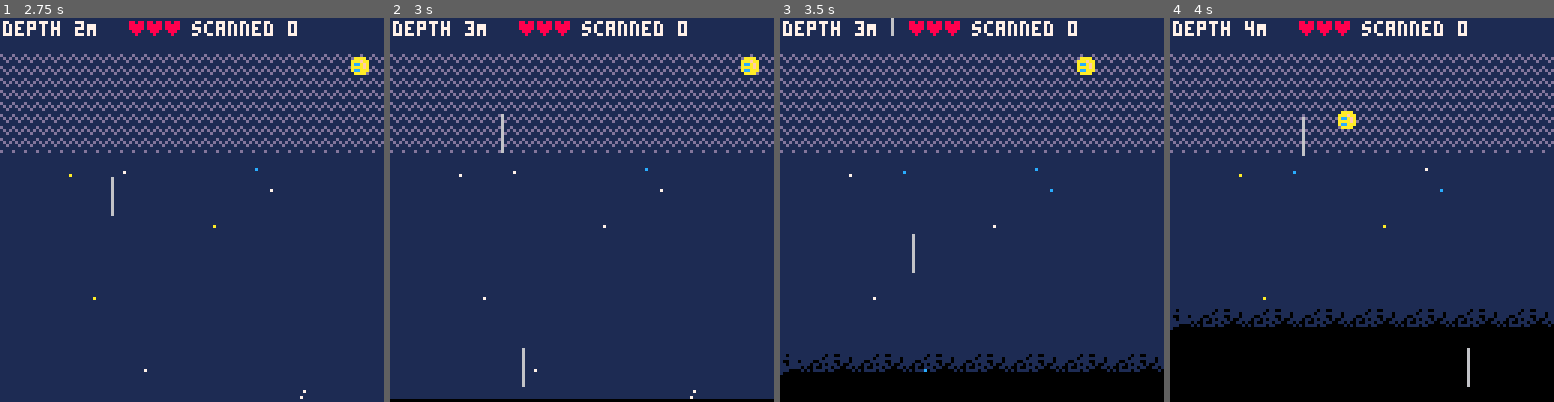
Above: before the commit, frames 1-4 (left to right).
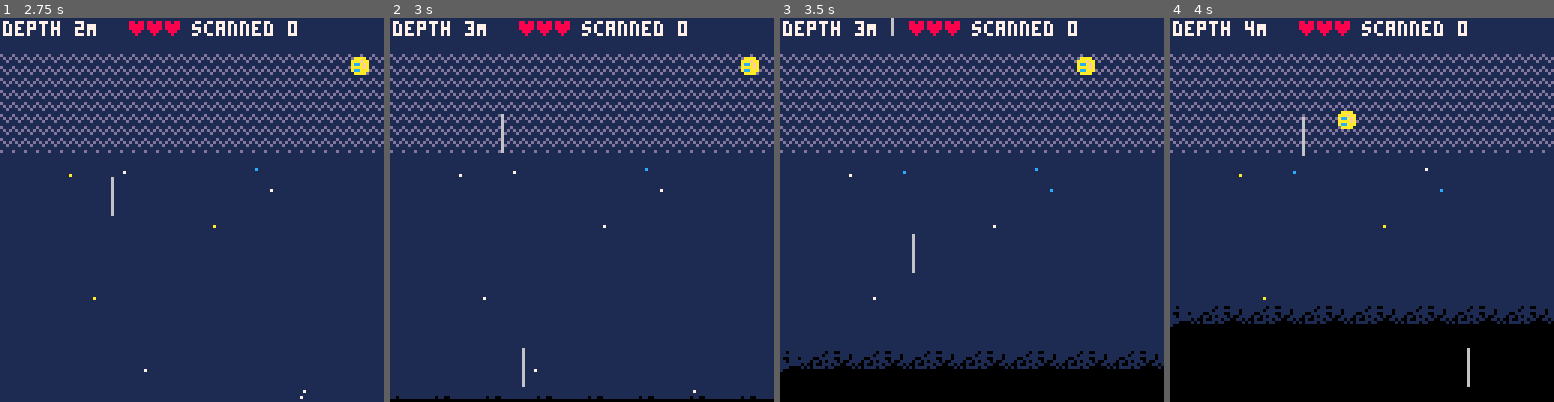
Above: after the commit, the same moments.

Repository: broquaint/pico8-carts
Game: PICO-8 cartridge tephratoil.p8
Same seed, same stepped clock (60 frames per second), same inputs: the game is played once before the commit and once after it.
Inputs:
- Up to frame 1 (2.75 s): tap X (X key) at 0.33, 1.07, 1.85 s; tap O (Z key) at 0.7, 1.7, 2.1, 2.5 s; hold Right 1.6-2.1 s; hold Up 2.15-2.42 s; hold Right from 2.47 s (still down)
- Up to frame 2 (3 s): keep holding Right; tap O (Z key) at 2.9 s; tap X (X key) at 2.97 s
- Up to frame 3 (3.5 s): release Right at 3.03 s; hold Left from 3.08 s (still down); tap O (Z key) at 3.3 s
- Up to frame 4 (4 s): release Left at 3.58 s; hold Down 3.63-3.97 s; tap O (Z key) at 3.7 s

Frame 1 is identical in both runs. In frame 2, 0.1% of the frame differs, in the area x 1-96%, y 98-100%; in frame 3, 2.2%, in the area x 0-100%, y 86-93%; in frame 4, 2.2%.

Commit message:
Better bg colour handling
Tried a background flash on collision, didn't like it, but keeping the
improvements to bg color handling.

Diff:
--- a/tephratoil.p8
+++ b/tephratoil.p8
@@ -32,6 +32,7 @@
    heat_particles = {}
    rock_particles = {}
 
+   background_color = storm
    volcano_rim_y = 127
    stars = {}
    for i = 1,10 do
@@ -60,7 +61,7 @@
       diving = false,
       health = 3,
       default_health = 3,
-      iframes = false,
+      iframes = 0,
       scanned = {},
       scanned_count = 0,
    })
@@ -121,8 +122,8 @@
 
 function calc_player_speed(dir)
    -- player.speed_x *= player.move_dir * FRICTION
-   local accel     = ACCELERATION * (player.iframes and 0.3 or 1)
-   local max_speed = MAX_SPEED    * (player.iframes and 0.3 or 1)
+   local accel     = ACCELERATION * (player.iframes > 0 and 0.3 or 1)
+   local max_speed = MAX_SPEED    * (player.iframes > 0 and 0.3 or 1)
    player.speed_x += dir * accel
    if abs(player.speed_x) > max_speed then
       player.speed_x = dir * max_speed
@@ -610,13 +612,13 @@
 end
 
 function handle_player_collision()
-   if not player.iframes and detect_player_collision() then
+   if player.iframes == 0 and detect_player_collision() then
       player.health = max(0, player.health - 1)
-      player.iframes = true
       player.speed_x = 0
       animate(function()
             for i = 1,44 do
                if current_game_state == game_state_playing then
+                  player.iframes += 1
                   if i % 5 == 0 then
                      player.sprite = player.sprite == 1 and 2 or 1
                   end
@@ -625,7 +627,7 @@
             end
             if current_game_state == game_state_playing then
                player.sprite = 1
-               player.iframes = false
+               player.iframes = 0
             end
       end)
    end
@@ -682,12 +684,6 @@
          init_playing()
       end
       return
-   end
-
-   if depth_count > 2 and depth_count < 8 then
-      volcano_rim_y -= 1
-   elseif depth_count > 8 then
-      rising_heat_particles()
    end
 
    if frame_count % 30 == 0 then
@@ -698,6 +694,14 @@
       debug('BAD memory usage: ', stat(0))
       debug('anims = ', #g_anims, ', obstacles = ', #obstacles, ', air_streaks = ', #air_streaks, ', heat_particles = ', #heat_particles, ', rock_particles = ', #rock_particles)
    end
+
+   if depth_count > 2 and depth_count < 8 then
+      volcano_rim_y -= 1
+   elseif depth_count > 8 then
+      rising_heat_particles()
+   end
+
+   background_color = depth_count > 7 and black or storm
 
    falling_air_streaks()
    make_rock_particles()
@@ -801,7 +805,7 @@
 end
 
 function _draw()
-   cls(depth_count > 7 and black or storm)
+   cls(background_color)
 
    if depth_count < 8 then
       for star in all(stars) do
